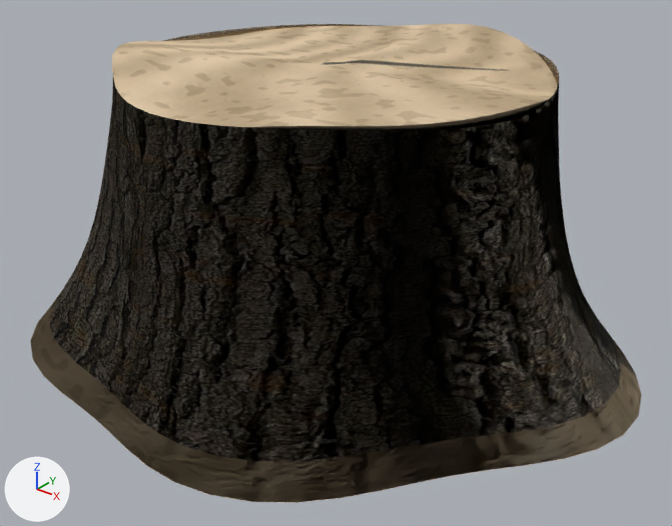
Two versions of the glTF model public/assets/stump-b/stump.gltf, one commit apart.
Both versions are drawn from a 50 mm lens placed at (0.859, -1.071, 0.343), pointed at (0.03, -0.036, -0.299). The axes (+X, +Y, +Z) are drawn at lower left. The lights are the same throughout. The older version comes first.

In view in the first picture: 'stump'.
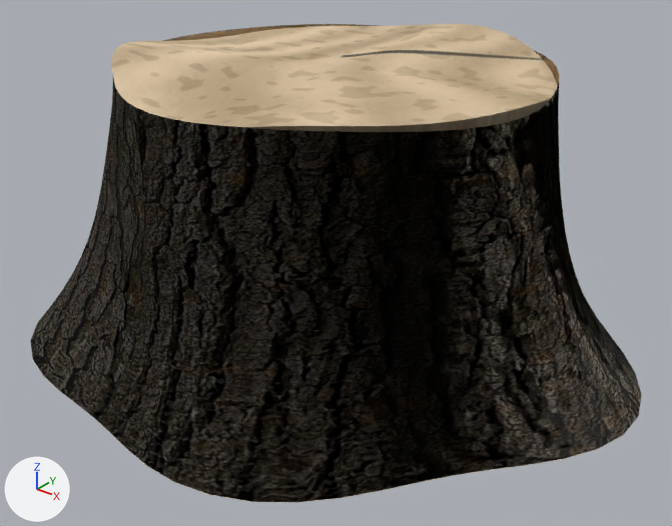
Location of each change, (x1, y1, x2, y2) in pixels of the pictures (672 x 526 px):
part 1 of me_stump, reshaped
    before: (113, 24, 559, 131)
    after: (113, 24, 559, 132)
part 2 of me_stump, surface changed
    both: (30, 24, 642, 503)

Diff of the bpy script that builds the scene:
```diff
--- a/public/assets/stump-b/stump.gltf.py
+++ b/public/assets/stump-b/stump.gltf.py
@@ me_stump @@
 # used by ob_stump; location = (0.0, 0.0, 0.0)
-me_stump.from_pydata(...)  # 1011 vertices, 1960 faces; spans x -0.468..0.509, y -0.456..0.486, z -0.431..0.022
+me_stump.from_pydata(...)  # 1067 vertices, 2072 faces; spans x -0.468..0.509, y -0.456..0.486, z -0.431..0.022
+# me_stump part 1
+# 112 faces are deleted
+# 56 vertices are added at x -0.337..0.337, y -0.327..0.316, z -0.002
+# 224 new faces join them
+# me_stump part 2: 1836 kept faces spanning x -0.468..0.509, y -0.456..0.486, z -0.431..0.022 get new texture (UV) coordinates
 me_stump.materials.append(mat_stump)
```
